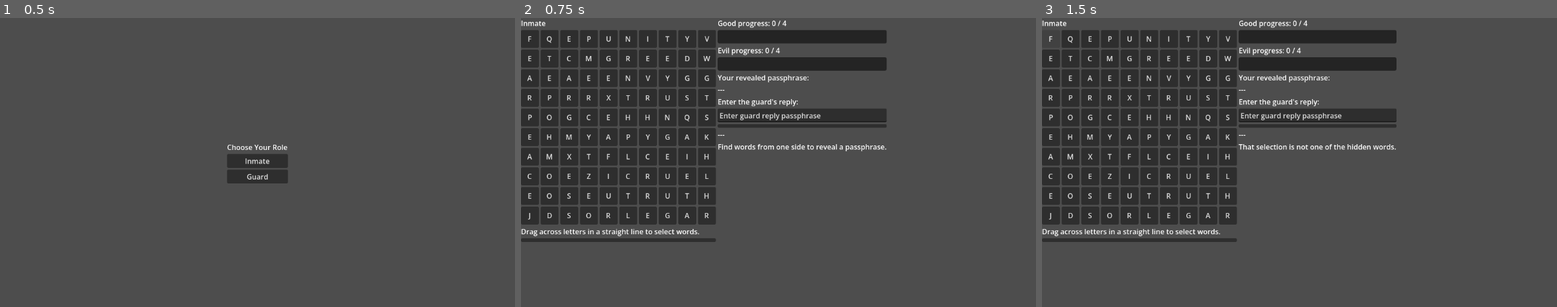
Above: before the commit, frames 1-3 (left to right).
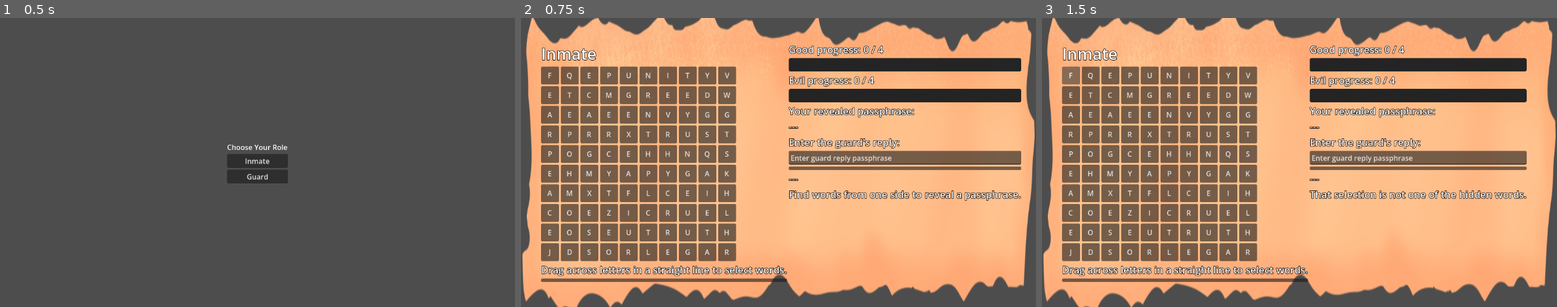
Above: after the commit, the same moments.

Repository: memjamim/PrisonGame
Game: Godot game, scene res://scenes/MainMenu.tscn
Same seed, same stepped clock (60 frames per second), same inputs: the game is played once before the commit and once after it.
Inputs:
- Up to frame 1 (0.5 s): no input
- Up to frame 2 (0.75 s): click "Inmate" at 0.5 s
- Up to frame 3 (1.5 s): click "F" at 1.25 s

Frame 1 is identical in both runs. In frame 2, 89% of the frame differs, in the area x 0-100%, y 0-100%; in frame 3, 89%.

Commit message:
Added background for wordsearch

Diff:
--- a/prison-game-project-folder/scenes/InmateScreen.tscn
+++ b/prison-game-project-folder/scenes/InmateScreen.tscn
@@ -1,6 +1,7 @@
 [gd_scene format=3 uid="uid://cp58utxduppbn"]
 
 [ext_resource type="Script" uid="uid://bro5vw0fc1fi1" path="res://scripts/InmateScreen.gd" id="1_467k3"]
+[ext_resource type="Texture2D" uid="uid://crukecyioyvsx" path="res://assets/paper-long.png" id="2_5m1gd"]
 
 [node name="InmateScreen" type="Control" unique_id=559995917]
 layout_mode = 3
@@ -11,11 +12,20 @@
 grow_vertical = 2
 script = ExtResource("1_467k3")
 
+[node name="PaperLong" type="Sprite2D" parent="." unique_id=1899125736]
+position = Vector2(577, 319.5)
+scale = Vector2(0.7325, 2.37)
+texture = ExtResource("2_5m1gd")
+
 [node name="MarginContainer" type="MarginContainer" parent="." unique_id=77447011]
 layout_mode = 1
 anchors_preset = 15
 anchor_right = 1.0
 anchor_bottom = 1.0
+offset_left = 45.0
+offset_top = 88.0
+offset_right = -24.0
+offset_bottom = -90.0
 grow_horizontal = 2
 grow_vertical = 2
 
@@ -27,6 +37,9 @@
 
 [node name="TitleLabel" type="Label" parent="MarginContainer/HBoxContainer/VBoxContainer" unique_id=392482870]
 layout_mode = 2
+theme_override_colors/font_outline_color = Color(0, 0, 0, 1)
+theme_override_constants/outline_size = 4
+theme_override_font_sizes/font_size = 36
 text = "Inmate"
 
 [node name="PuzzleGrid" type="GridContainer" parent="MarginContainer/HBoxContainer/VBoxContainer" unique_id=116172645]
@@ -35,6 +48,9 @@
 
 [node name="HintLabel" type="Label" parent="MarginContainer/HBoxContainer/VBoxContainer" unique_id=1996923847]
 layout_mode = 2
+theme_override_colors/font_outline_color = Color(0, 0, 0, 1)
+theme_override_constants/outline_size = 4
+theme_override_font_sizes/font_size = 22
 text = "Drag across letters in a straight line to select words."
 
 [node name="BackButton" type="Button" parent="MarginContainer/HBoxContainer/VBoxContainer" unique_id=72511913]
@@ -51,6 +67,9 @@
 
 [node name="GoodProgressText" type="Label" parent="MarginContainer/HBoxContainer/VBoxContainer2" unique_id=1863729715]
 layout_mode = 2
+theme_override_colors/font_outline_color = Color(0, 0, 0, 1)
+theme_override_constants/outline_size = 4
+theme_override_font_sizes/font_size = 22
 
 [node name="GoodBar" type="ProgressBar" parent="MarginContainer/HBoxContainer/VBoxContainer2" unique_id=611838448]
 custom_minimum_size = Vector2(100, 30)
@@ -60,6 +79,9 @@
 
 [node name="EvilProgressText" type="Label" parent="MarginContainer/HBoxContainer/VBoxContainer2" unique_id=1554910057]
 layout_mode = 2
+theme_override_colors/font_outline_color = Color(0, 0, 0, 1)
+theme_override_constants/outline_size = 4
+theme_override_font_sizes/font_size = 22
 
 [node name="EvilBar" type="ProgressBar" parent="MarginContainer/HBoxContainer/VBoxContainer2" unique_id=42837754]
 custom_minimum_size = Vector2(100, 30)
@@ -69,14 +91,23 @@
 
 [node name="InmatePhraseHeader" type="Label" parent="MarginContainer/HBoxContainer/VBoxContainer2" unique_id=1713309259]
 layout_mode = 2
+theme_override_colors/font_outline_color = Color(0, 0, 0, 1)
+theme_override_constants/outline_size = 4
+theme_override_font_sizes/font_size = 22
 text = "Your revealed passphrase:"
 
 [node name="InmatePhraseLabel" type="Label" parent="MarginContainer/HBoxContainer/VBoxContainer2" unique_id=1931535996]
 layout_mode = 2
+theme_override_colors/font_outline_color = Color(0, 0, 0, 1)
+theme_override_constants/outline_size = 4
+theme_override_font_sizes/font_size = 22
 text = "---"
 
 [node name="GuardPhraseHeader" type="Label" parent="MarginContainer/HBoxContainer/VBoxContainer2" unique_id=1081841595]
 layout_mode = 2
+theme_override_colors/font_outline_color = Color(0, 0, 0, 1)
+theme_override_constants/outline_size = 4
+theme_override_font_sizes/font_size = 22
 text = "Enter the guard's reply:"
 
 [node name="GuardPhraseInput" type="LineEdit" parent="MarginContainer/HBoxContainer/VBoxContainer2" unique_id=596598814]
@@ -88,8 +119,14 @@
 
 [node name="GuardPhraseResultLabel" type="Label" parent="MarginContainer/HBoxContainer/VBoxContainer2" unique_id=1748512824]
 layout_mode = 2
+theme_override_colors/font_outline_color = Color(0, 0, 0, 1)
+theme_override_constants/outline_size = 4
+theme_override_font_sizes/font_size = 22
 text = "---"
 
 [node name="StatusLabel" type="Label" parent="MarginContainer/HBoxContainer/VBoxContainer2" unique_id=1397001881]
 layout_mode = 2
+theme_override_colors/font_outline_color = Color(0, 0, 0, 1)
+theme_override_constants/outline_size = 4
+theme_override_font_sizes/font_size = 22
 text = "Find words from one side to reveal a passphrase."
Binary file added: prison-game-project-folder/assets/paper-long.png
Not shown, added: prison-game-project-folder/assets/paper-long.png.import
